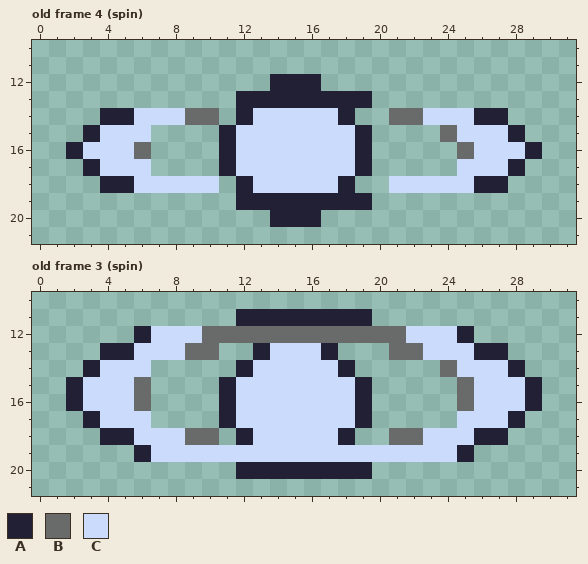
Edited in one commit: pixel-art file (src/assets/enemies/neutron/neutron.aseprite). The picture above is the old version.
32x32 pixels, 6 frames. Shown: old frame 4 (spin): x 0..31, y 10..21; old frame 3 (spin): x 0..31, y 10..21. The commit also changed other frames, which this record leaves out.
Visible layers, top first: "axis", "circle".
Palette (. is transparent): A #222034  B #696a6a  C #cbdbfc
Pixels before, old frame 4 (spin), first column x 2:
12 ............AAA.............
13 ..........AAAAAAAA..........
14 ..AACCCBB.ACCCCCA..BBCCCAA..
15 .ACCC....ACCCCCCCA....BCCCA.
16 ACCCB....ACCCCCCCA.....BCCCA
17 .ACCC....ACCCCCCCA.....CCCA.
18 ..AACCCCC.ACCCCCA..CCCCCAA..
19 ..........AAAAAAAA..........
20 ............AAA.............
Pixels before, old frame 3 (spin), first column x 2:
11 ..........AAAAAAAA..........
12 ....ACCCBBBBBBBBBBBBCCCA....
13 ..AACCCBB..ACCCA...BBCCCAA..
14 .ACCC.....ACCCCCA.....BCCCA.
15 ACCCB....ACCCCCCCA.....BCCCA
16 ACCCB....ACCCCCCCA.....BCCCA
17 .ACCC....ACCCCCCCA.....CCCA.
18 ..AACCCBB.ACCCCCA..BBCCCAA..
19 ....ACCCCCCCCCCCCCCCCCCA....
20 ..........AAAAAAAA..........
New version:
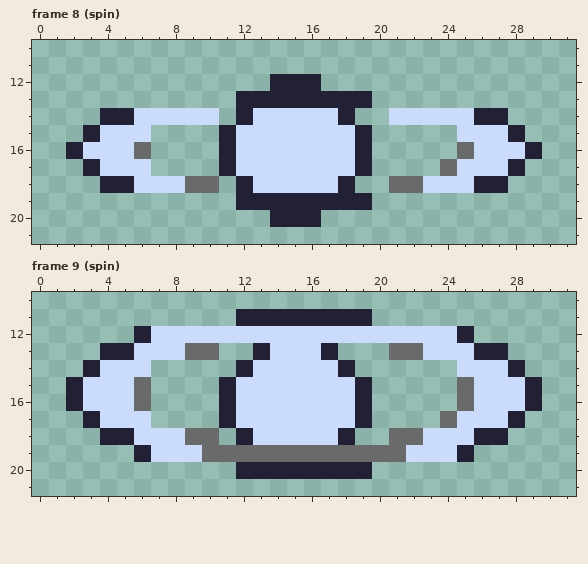
A new or re-ordered frame is compared with the old frame closest to it.
Edits made:
{"change": "frames 6 -> 10"}
{"where": "frame 8 (spin) is new; against old frame 4 (spin), layer \"axis\""}
{"frame":8,"y":14,"x":9,"old":"BB","new":"CC"}
{"frame":8,"y":14,"x":21,"old":"BB","new":"CC"}
{"frame":8,"y":15,"x":24,"old":"B","new":"."}
{"frame":8,"y":17,"x":24,"old":".","new":"B"}
{"frame":8,"y":18,"x":9,"old":"CC","new":"BB"}
{"frame":8,"y":18,"x":21,"old":"CC","new":"BB"}
{"where": "frame 9 (spin) is new; against old frame 3 (spin), layer \"axis\""}
{"frame":9,"y":12,"x":10,"old":"BBBBBBBBBBBB","new":"CCCCCCCCCCCC"}
{"frame":9,"y":14,"x":24,"old":"B","new":"."}
{"frame":9,"y":17,"x":24,"old":".","new":"B"}
{"frame":9,"y":19,"x":10,"old":"CCCCCCCCCCCC","new":"BBBBBBBBBBBB"}
